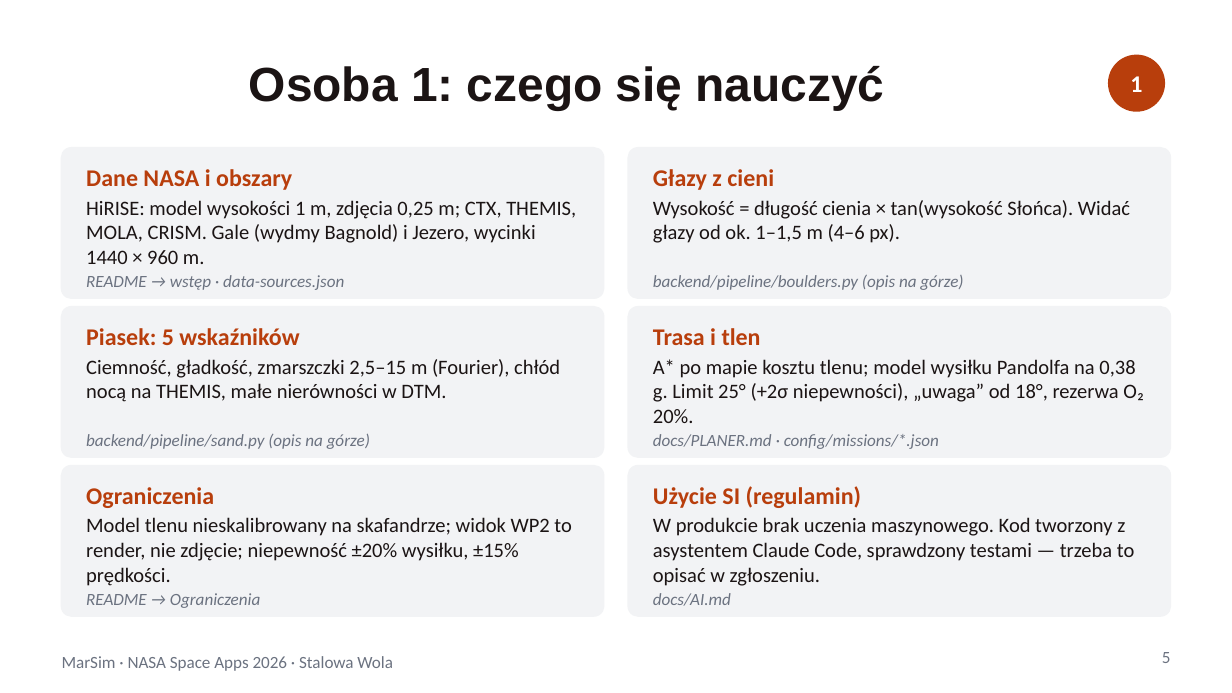
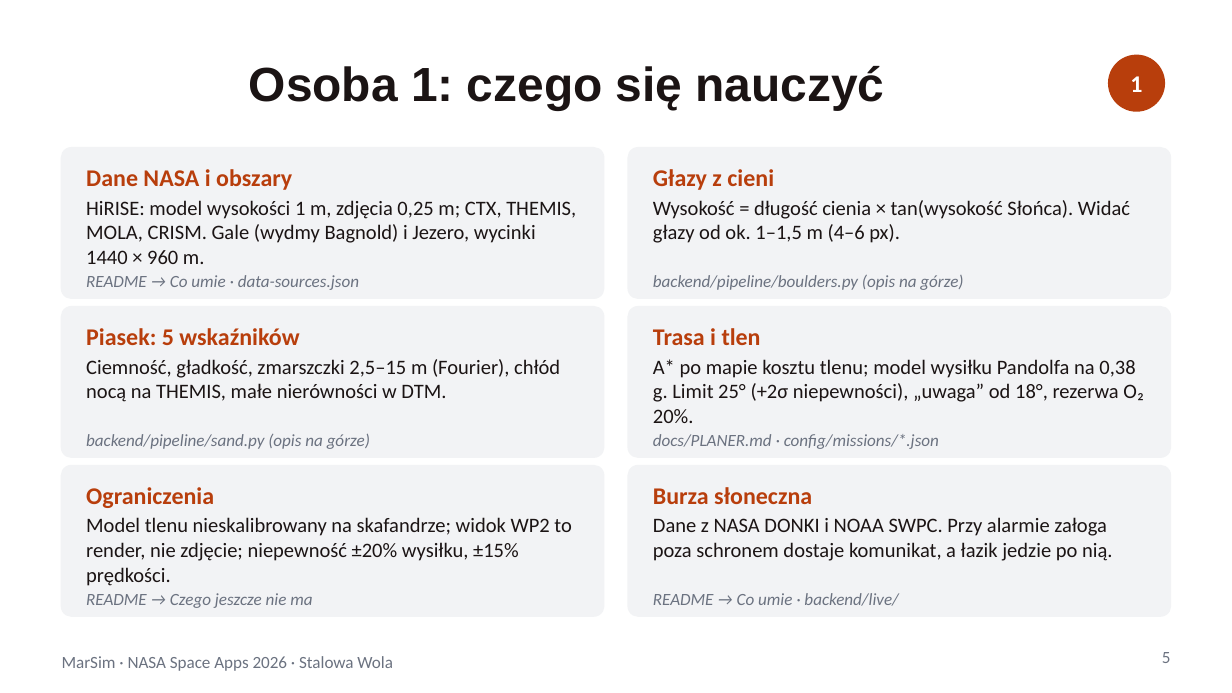
Before and after one commit to Aqayooooo/MarSim, a slide deck: slide 5 of prezentacja/MarSim-prezentacja-role.pptx. Drawn at 1232x693 pixels with LibreOffice and Linux fonts; fonts in the diff are those of the drawing. Boxes give left, top, right and bottom in pixels: in the first picture for what was removed or moved away, otherwise in the second. Text is boxed around its words. In the diff, an @@ line names an element or a change of style, - is before the commit and + after.

```diff
--- a/prezentacja/MarSim-prezentacja-role.pptx
+++ b/prezentacja/MarSim-prezentacja-role.pptx
@@ text at (x1=86, y1=275, x2=359, y2=290): text changed @@
-README → wstęp · data-sources.json
+README → Co umie · data-sources.json
@@ text at (x1=653, y1=487, x2=812, y2=504): text changed @@
-Użycie SI (regulamin)
+Burza słoneczna
@@ text at (x1=653, y1=517, x2=1112, y2=561): text changed @@
-W produkcie brak uczenia maszynowego. Kod tworzony z asystentem Claude Code, sprawdzony testami — trzeba to opisać w zgłoszeniu.
+Dane z NASA DONKI i NOAA SWPC. Przy alarmie załoga poza schronem dostaje komunikat, a łazik jedzie po nią.
@@ text at (x1=86, y1=593, x2=312, y2=608): text changed @@
-README → Ograniczenia
+README → Czego jeszcze nie ma
@@ text at (x1=653, y1=593, x2=898, y2=606): text changed @@
-docs/AI.md
+README → Co umie · backend/live/
```
Also in this commit, not shown: 5 other slides changed.
